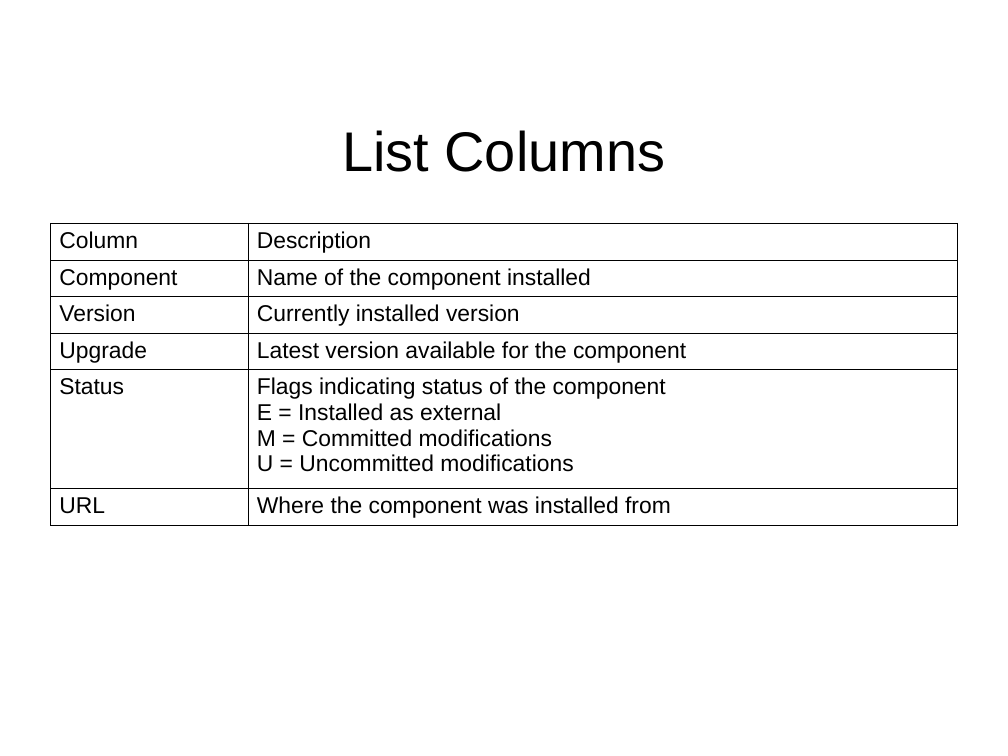
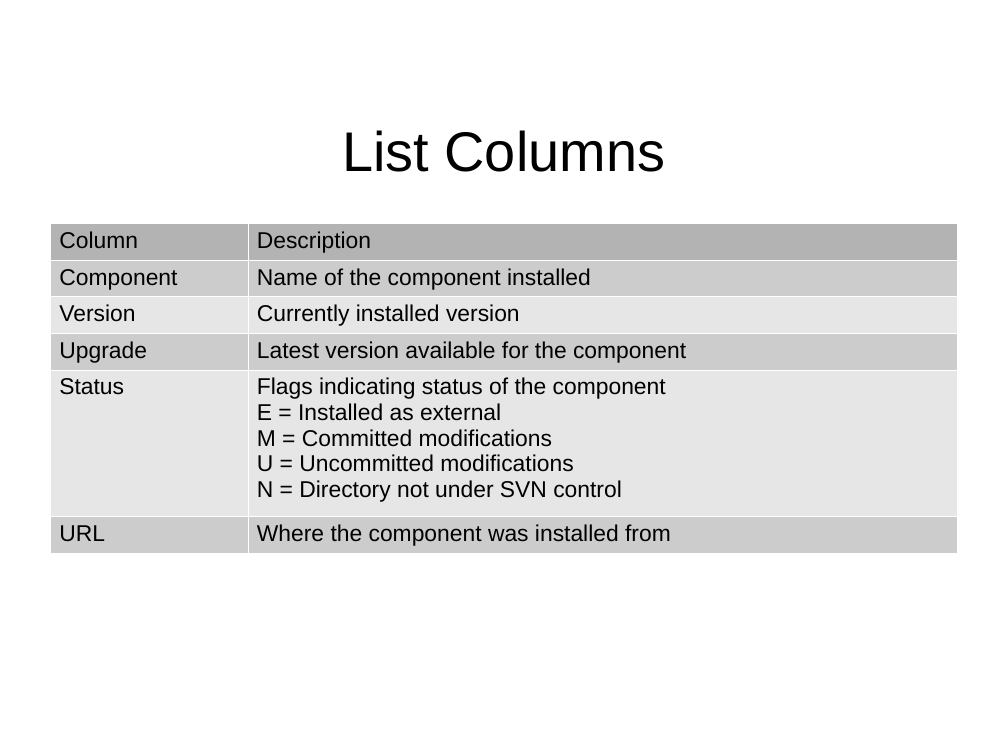
Before and after one commit to jeremiah-c-leary/hdl-component-manager, a slide deck: slide 12 of docs/presentations/hdl-component-manager.odp. Drawn at 1008x756 pixels with LibreOffice and Linux fonts; fonts in the diff are those of the drawing; background and template pictures are left out. Boxes give left, top, right and bottom in pixels: in the first picture for what was removed or moved away, otherwise in the second. Text is boxed around its words. In the diff, an @@ line names an element or a change of style, - is before the commit and + after.

Commit message:
Updates for issue #54:
Added status for directories not under SVN control.

  1)  Added the N status flag
  2)  Added tests
  3)  Updated documentation
  4)  Updated code

```diff
--- a/docs/presentations/hdl-component-manager.odp
+++ b/docs/presentations/hdl-component-manager.odp
@@ table at (x1=50, y1=223, x2=958, y2=550) @@
-row 5, column 2: Flags indicating status of the component / E = Installed as external / M = Committed modifications / U = Uncommitted modifications
+row 5, column 2: Flags indicating status of the component / E = Installed as external / M = Committed modifications / U = Uncommitted modifications / N = Directory not under SVN control
@@ fill none to #B3B3B3 in row 1 @@
@@ fill none to #CCCCCC in 6 cells @@
@@ fill none to #E6E6E6 in 4 cells @@
@@ borders changed @@
```
Also in this commit, not shown: 6 other slides changed, 3 other files.
